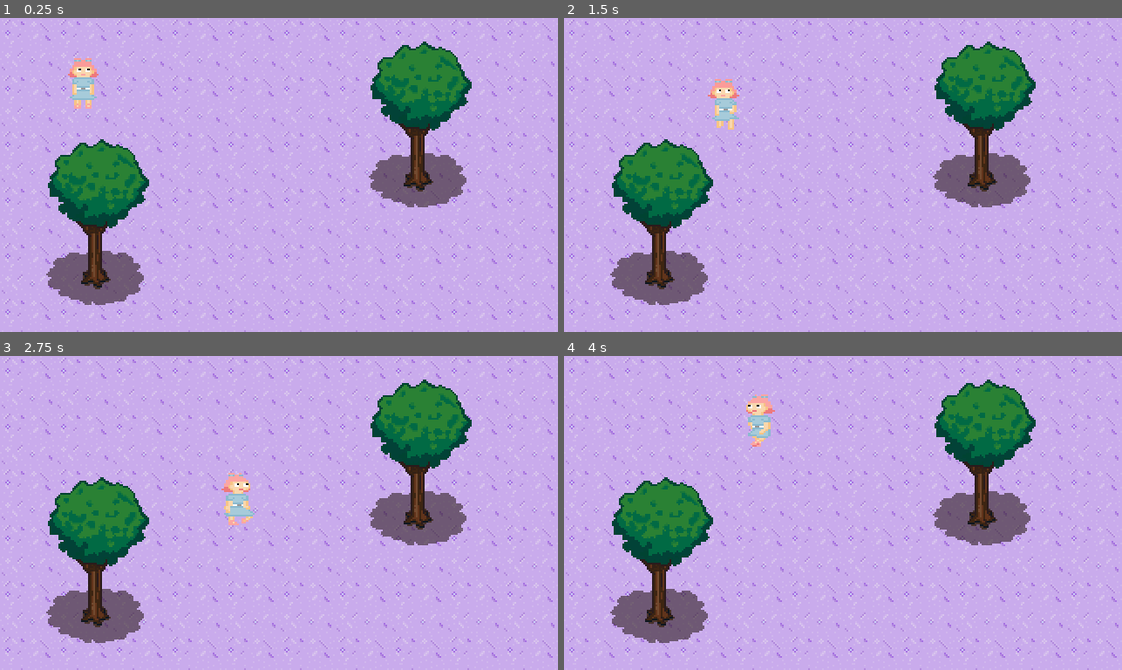
Above: before the commit, frames 1-4 (two rows, left to right).
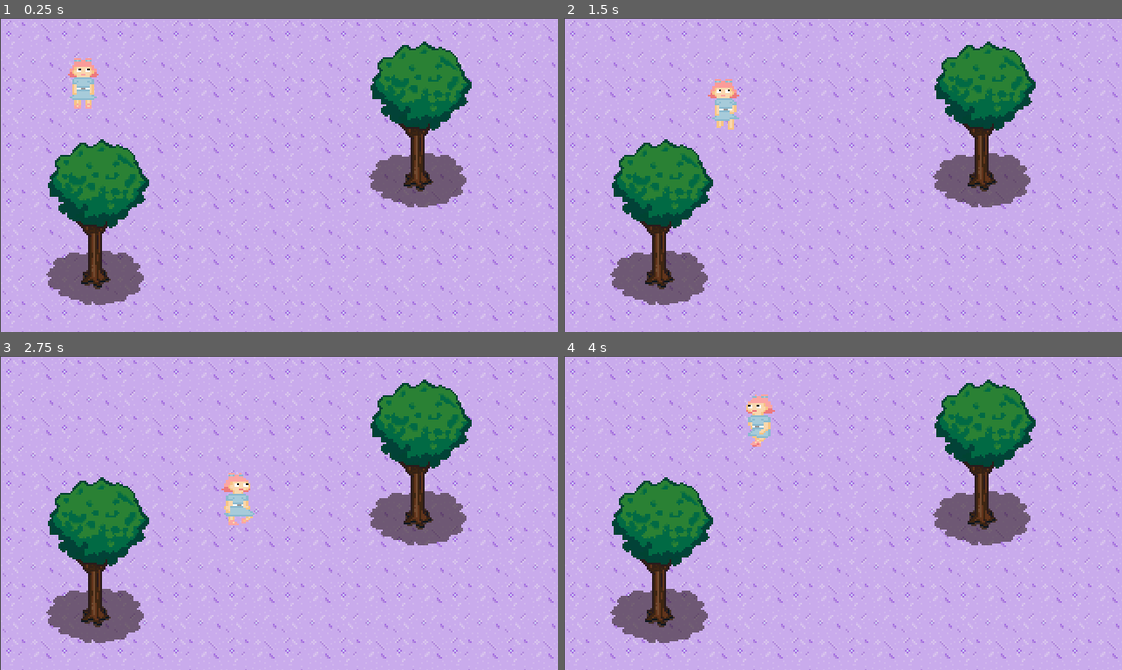
Above: after the commit, the same moments.

Repository: avanicolex/aries
Game: Godot game, scene res://world/world.tscn
Two runs of this game, one before a commit and one after it. Both use one fixed random seed, a clock stepped at 60 frames per second and the inputs below.
Inputs:
- Up to frame 1 (0.25 s): no input
- Up to frame 2 (1.5 s): tap Enter at 0.5 s; hold Right (ui_right) 0.53-1.28 s; hold Down (ui_down) from 1.28 s (still down)
- Up to frame 3 (2.75 s): release Down (ui_down) at 2.03 s; hold Right (ui_right) from 2.03 s (still down)
- Up to frame 4 (4 s): release Right (ui_right) at 2.78 s; hold Up (ui_up) 2.78-3.53 s; hold Left (ui_left) from 3.53 s (still down)

The runs differ from the first frame. In frame 1, 6.8% of the frame differs, in the area x 0-100%, y 0-100%; in frame 2, 6.8%; in frame 3, 6.8%; in frame 4, 6.8%.

Commit message:
just updating

Diff:
--- a/aries/world/world.tscn
+++ b/aries/world/world.tscn
@@ -7,7 +7,7 @@
 [node name="world" type="Node2D"]
 
 [node name="environment" type="Sprite" parent="."]
-position = Vector2( 160.124, 90 )
+position = Vector2( 160.439, 90.315 )
 texture = ExtResource( 1 )
 region_enabled = true
 region_rect = Rect2( 0, 0, 320, 180 )
Not shown, removed: aries/Untitled - 2.pyxel
Not shown, added: desktop.ini
Not shown, added: game makin/GitHub Desktop.lnk
Not shown, added: game makin/Godot_v3.2.2-stable_win64.exe
Not shown, added: game makin/Pyxel Edit.download
Not shown, added: game makin/Pyxel Edit.lnk
Not shown, added: game makin/Visual Studio Code.lnk
Not shown, added: game makin/pyxel edit activation key.txt
Not shown, added: game makin/pyxelprojects/Untitled - 2.pyxel
Not shown, added: game makin/pyxelprojects/animation.pyxel
Not shown, added: game makin/pyxelprojects/aries/animation.pyxel
Not shown, added: game makin/pyxelprojects/aries/characters.pyxel
(and 2 more such lines)
